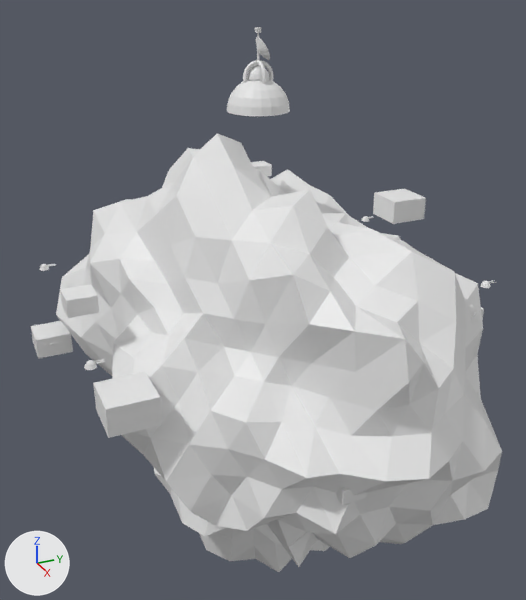
The OBJ model Resources/Models/Capital/CorsairBase.obj: old version first, new version second.
The view is the same before and after, from a 50 mm camera at (556.0, -246.0, 335.0) aimed at (-6.0, 7.0, 54.0). The axes (+X, +Y, +Z) are drawn at lower left. The lights are the same throughout. The older version comes first. Where no turn or scale is listed for an object, it has been applied to the vertices. Vertices at exactly the same position are counted once.

In view in the first picture: 'Body' and 6 more.
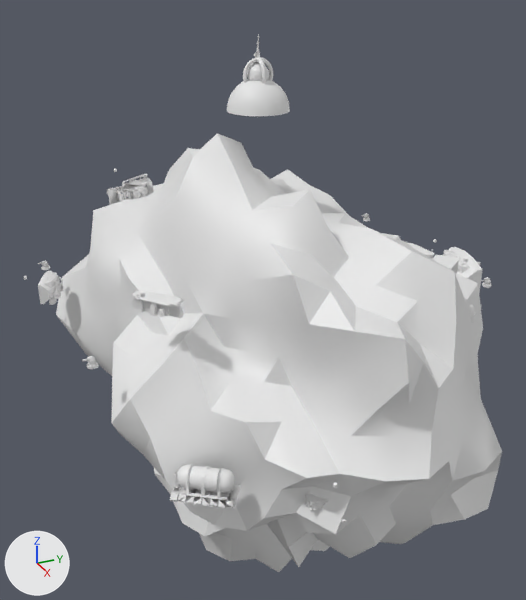
Diff of the bpy script that builds the scene:
```diff
--- a/Resources/Models/Capital/CorsairBase.obj.py
+++ b/Resources/Models/Capital/CorsairBase.obj.py
@@ me_body @@
 # used by ob_body; location = (0.0, 0.0, 0.0)
-me_body.from_pydata(...)  # 1135 vertices, 2090 faces; spans x -224.0..246.0, y -191.0..241.0, z -214.0..292.0
+me_body.from_pydata(...)  # 12851 vertices, 24820 faces; spans x -225.0..246.0, y -194.0..248.0, z -214.0..287.0
+# me_body part 1: 31 loose pieces with 248 vertices, spanning x -215.0..213.0, y -191.0..188.0, z -61.0..292.0, are deleted
+# me_body part 2: 24 vertices removed from x -219.0..30.0, y -8.0..241.0, z -15.0..42.0; 7200 vertices added at x -211.0..80.0, y -194.0..248.0, z -32.0..158.0
+# me_body part 3: 3150 vertices added at x 142.0..223.0, y -139.0..79.0, z -12.0..25.0
+# me_body part 4: 854 vertices added at x 108.0..154.0, y 68.0..122.0, z 113.0..123.0
+# me_body part 5: 578 vertices added at x 86.0..124.0, y -138.0..-105.0, z 114.0..137.0
+# me_body part 6: 3 vertices moved within x -2.0..-1.0, y 0.0..1.0, z 273.0..274.0; 41 vertices removed from x -10.0..10.0, y -1.0..8.0, z 250.0..290.0; 247 vertices added at x -4.0..4.0, y -3.0..3.0, z 237.0..287.0
+# other edits to the shape of me_body do not show in these pictures
 me_body.materials.append(mat_rock)
@@ me_body @@
 me_body.materials.append(mat_hulldark)
-me_body.materials.append(mat_trim)  # white #e7e7e7
-me_body.materials.append(mat_hangar)  # white #e7e7e7
```

Boxes (x1, y1, x2, y2) around the edits, measured in the pictures (526 x 600 px):
'Body', reshaped
    before: (31, 27, 502, 572)
    after: (24, 34, 502, 572)
part 1 of me_body, deleted
    before: (31, 27, 426, 505)
part 2 of me_body, built on (mostly hidden before)
    before: (481, 307, 484, 321)
    after: (24, 169, 482, 305)
part 3 of me_body, added
    after: (170, 464, 346, 524)
part 4 of me_body, added
    after: (432, 255, 460, 273)
part 5 of me_body, added
    after: (132, 291, 185, 318)
part 6 of me_body, cut back
    before: (256, 33, 270, 66)
    after: (254, 34, 260, 64)
